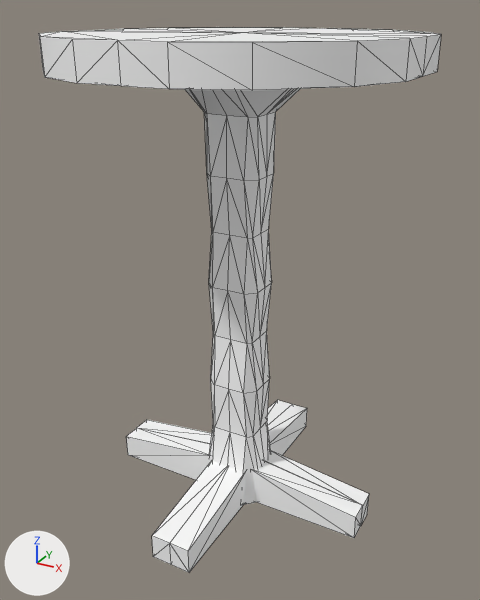
What one commit did to the glTF model models/objects/enviroments/07/07_table_circular.glb.
Camera for both pictures: a camera (50 mm lens) standing at (0.667, -1.213, 1.118) and looking at (0.004, -0.008, 0.515). Every picture has the same lights, and +X, +Y and +Z are marked at lower left. The older version comes first. Mesh edges are drawn as thin lines.

Objects in the first picture: 'Intact'.
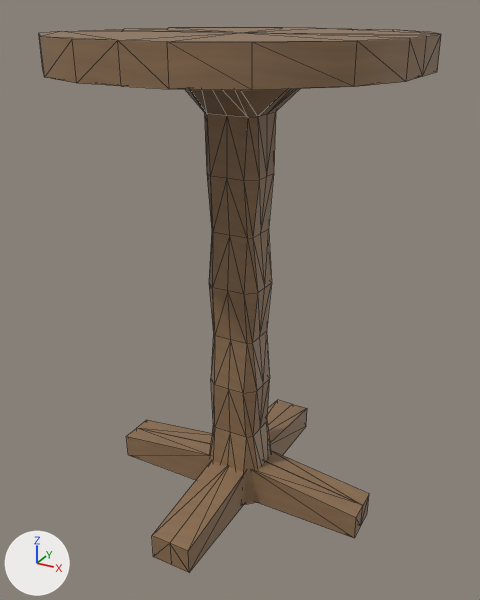
Patch to the scene script:
```diff
--- a/models/objects/enviroments/07/07_table_circular.glb.py
+++ b/models/objects/enviroments/07/07_table_circular.glb.py
@@ img_wood_orm @@
+img_wood_orm = load_image('wood_ORM', '_unpacked/wood_ORM', 1024, 1024, 'Non-Color')
@@ img_wood_normal @@
+img_wood_normal = load_image('wood_Normal', '_unpacked/wood_Normal', 1024, 1024, 'Non-Color')
@@ img_wood_basecolor @@
+img_wood_basecolor = load_image('wood_BaseColor', '_unpacked/wood_BaseColor', 1024, 1024, 'sRGB')
@@ mat_palette @@
 mat_palette = bpy.data.materials.new('Palette')
-# nodes: BsdfPrincipled, OutputMaterial
-# colours: white #ffffff
+# nodes: BsdfPrincipled, Mix, NormalMap, OutputMaterial, SeparateColor, TexImage x3
+# colours: brown #977757
+# uses the picture img_wood_basecolor
+# uses the picture img_wood_normal
+# uses the picture img_wood_orm
```

Boxes [x1, y1, x2, y2] around the edits, measured in the pictures (480 x 600 px):
'Intact', surface changed (white to brown): [39, 27, 441, 572] in both
